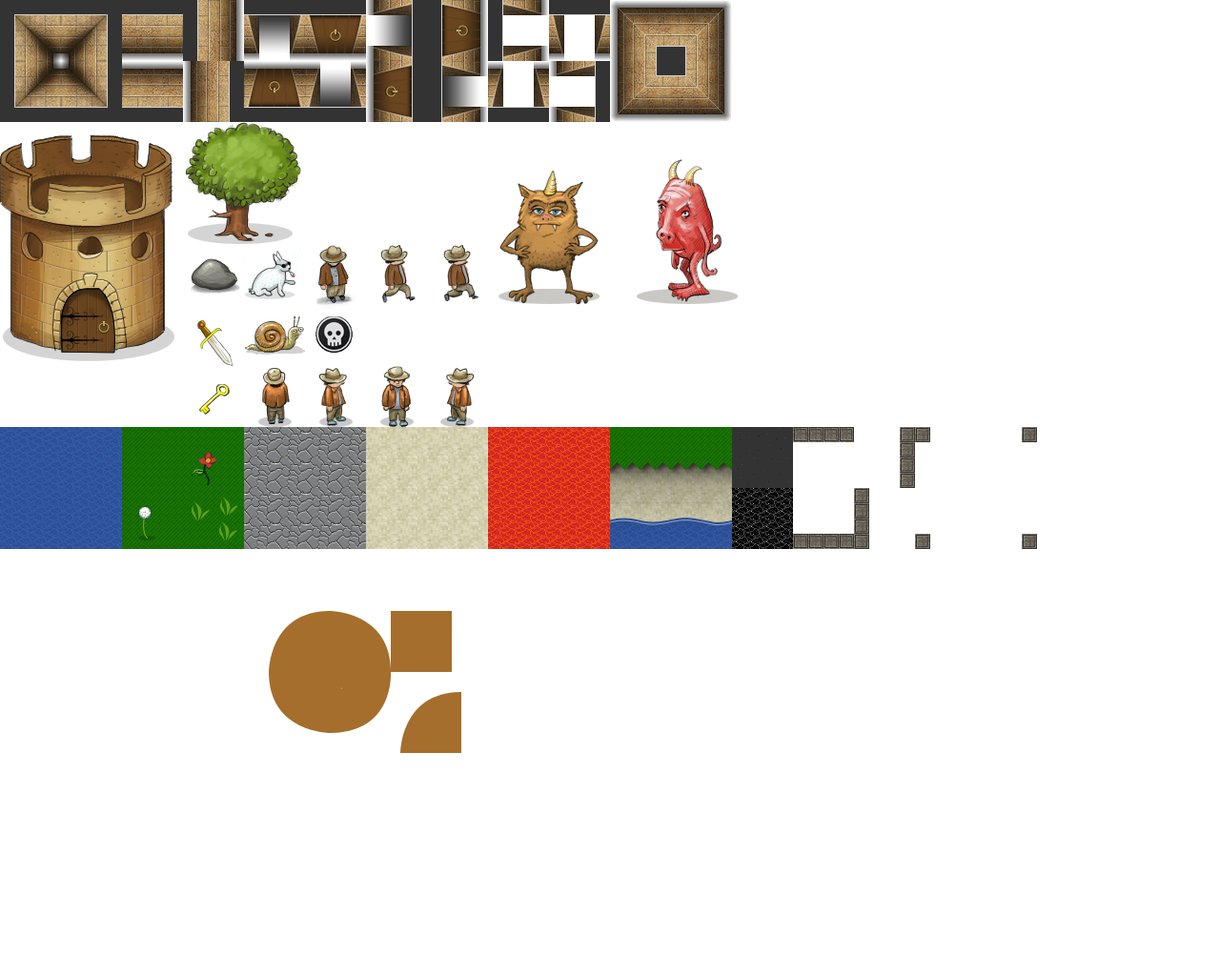
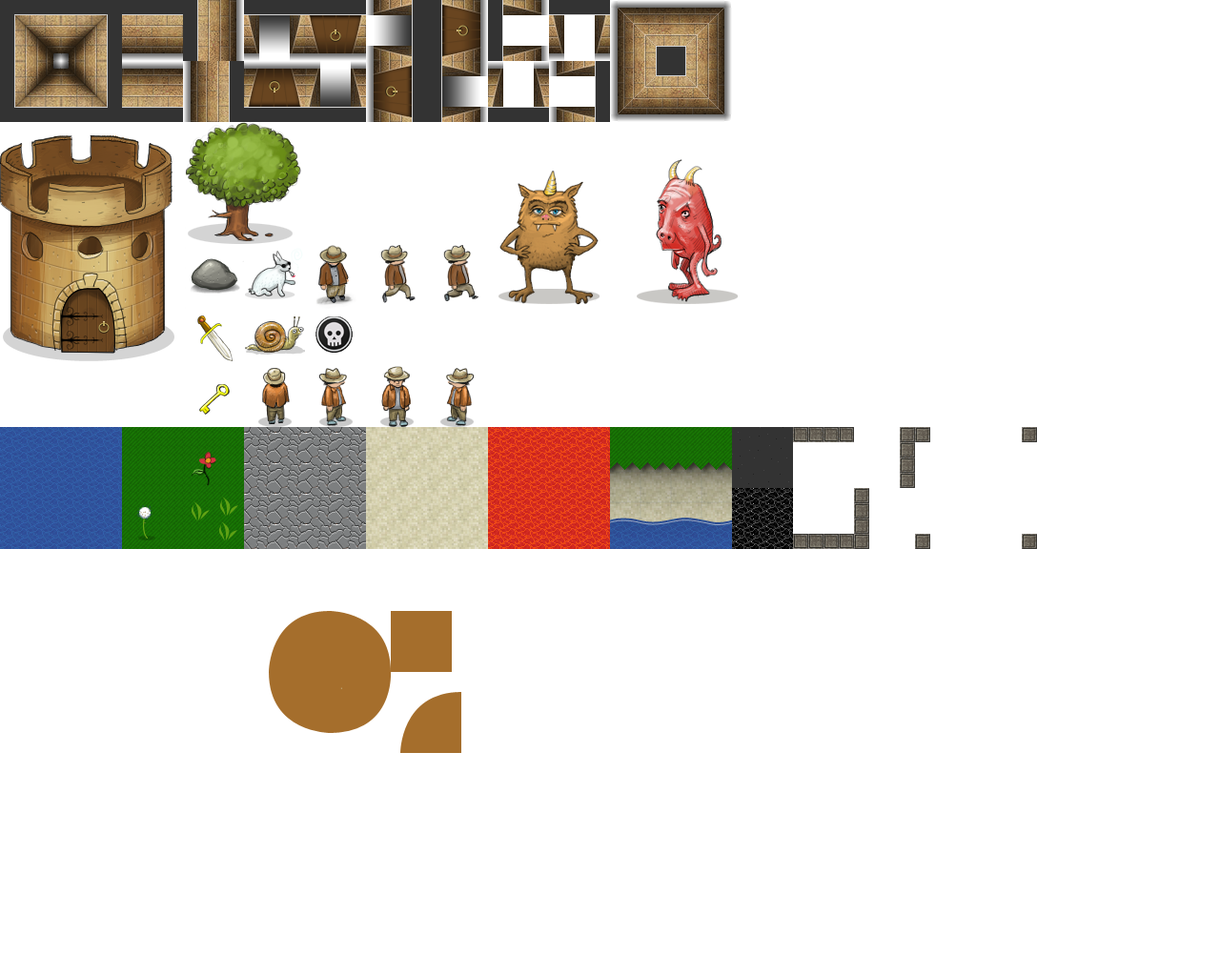
Two versions of the same layered image (1220 × 976). Layer-by-layer changes:
painted on "Layer 1" over left=197, top=315, right=233, bottom=367
